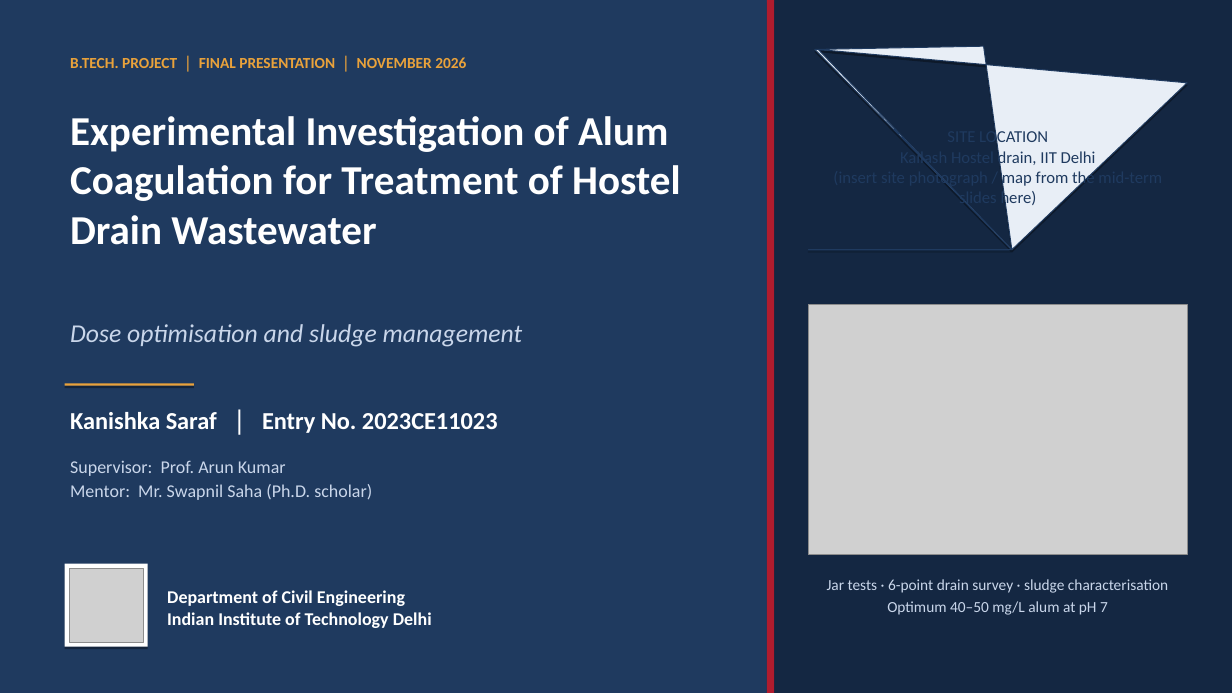
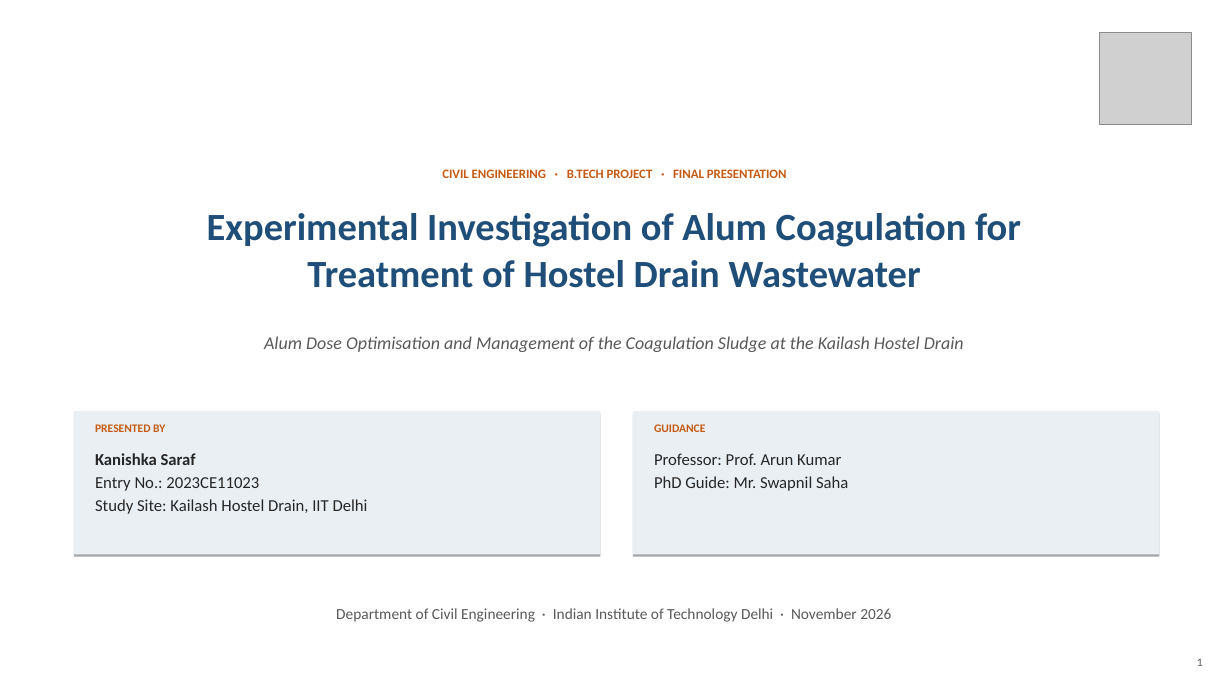
Before and after one commit to vinilverma27-hub/Clinch.ai, a slide deck: slide 1 of docs/btp-report/BTP_Final_Presentation_Kanishka_Saraf_2023CE11023.ppt. Drawn at 1232x693 pixels with LibreOffice and Linux fonts; fonts in the diff are those of the drawing; grey boxes stand for pictures. Boxes give left, top, right and bottom in pixels: in the first picture for what was removed or moved away, otherwise in the second. Text is boxed around its words. In the diff, an @@ line names an element or a change of style, - is before the commit and + after.

```diff
--- a/docs/btp-report/BTP_Final_Presentation_Kanishka_Saraf_2023CE11023.ppt
+++ b/docs/btp-report/BTP_Final_Presentation_Kanishka_Saraf_2023CE11023.ppt
@@ rectangle removed at [0, 0, 1231, 693] @@
@@ rectangle removed at [0, 0, 767, 693] @@
@@ rectangle removed at [767, 0, 774, 693] @@
@@ freeform shape removed at [808, 46, 1187, 286] @@
@@ picture: place and size @@
-picture at [69, 568, 143, 642]
+picture at [1099, 32, 1191, 125]
@@ text removed at [900, 129, 1096, 207] @@
-SITE LOCATION
-Kailash Hostel drain, IIT Delhi
-(insert site photograph / map from the mid-term slides here)
@@ text at [442, 169, 787, 178]: text changed; size 12 to 10 pt; text colour #E9A23B to #C55A11 @@
-B.TECH. PROJECT │ FINAL PRESENTATION │ NOVEMBER 2026
+CIVIL ENGINEERING · B.TECH PROJECT · FINAL PRESENTATION
@@ text at [207, 213, 1021, 288]: text changed; size 32 to 30 pt; text colour #FFFFFF to #1F4E79 @@
-Experimental Investigation of Alum Coagulation for Treatment of Hostel Drain Wastewater
+Experimental Investigation of Alum Coagulation for
+Treatment of Hostel Drain Wastewater
@@ text removed at [70, 324, 523, 347] @@
-Dose optimisation and sludge management
@@ picture removed at [808, 305, 1187, 554] @@
@@ text added at [264, 336, 964, 352], 14 pt, text #595959, italic @@
+Alum Dose Optimisation and Management of the Coagulation Sludge at the Kailash Hostel Drain
@@ rectangle removed at [65, 383, 194, 386] @@
@@ rectangle added at [74, 411, 600, 554], fill #EAEFF4 @@
@@ rectangle added at [633, 411, 1159, 554], fill #EAEFF4 @@
@@ text added at [95, 424, 165, 432], 9 pt, text #C55A11, bold @@
+PRESENTED BY
@@ text added at [654, 424, 705, 432], 9 pt, text #C55A11, bold @@
+GUIDANCE
@@ text at [95, 453, 368, 514]: text changed; size 19 to 13 pt; text colour #FFFFFF to #262626; bold off @@
-Kanishka Saraf │ Entry No. 2023CE11023
+Kanishka Saraf
+Entry No.: 2023CE11023
+Study Site: Kailash Hostel Drain, IIT Delhi
@@ text at [654, 453, 848, 491]: text changed; size 14 to 13 pt; text colour #C9D6EA to #262626 @@
-Supervisor: Prof. Arun Kumar
-Mentor: Mr. Swapnil Saha (Ph.D. scholar)
+Professor: Prof. Arun Kumar
+PhD Guide: Mr. Swapnil Saha
@@ rectangle removed at [65, 563, 148, 646] @@
@@ text removed at [827, 579, 1168, 615] @@
-Jar tests · 6-point drain survey · sludge characterisation
-Optimum 40–50 mg/L alum at pH 7
@@ text "Department of Civil Engineering · ..." at [336, 608, 891, 622]: vertical alignment middle to top @@
@@ text at [336, 608, 891, 622]: text changed; size 14 to 12 pt; text colour #FFFFFF to #595959; bold off @@
-Department of Civil Engineering
-Indian Institute of Technology Delhi
+Department of Civil Engineering · Indian Institute of Technology Delhi · November 2026
@@ text added at [1197, 658, 1203, 666], 9 pt, text #595959 @@
+1
```
Also in this commit, not shown: 10 other slides changed, 1 slide added, 1 slide removed, 2 other files.
